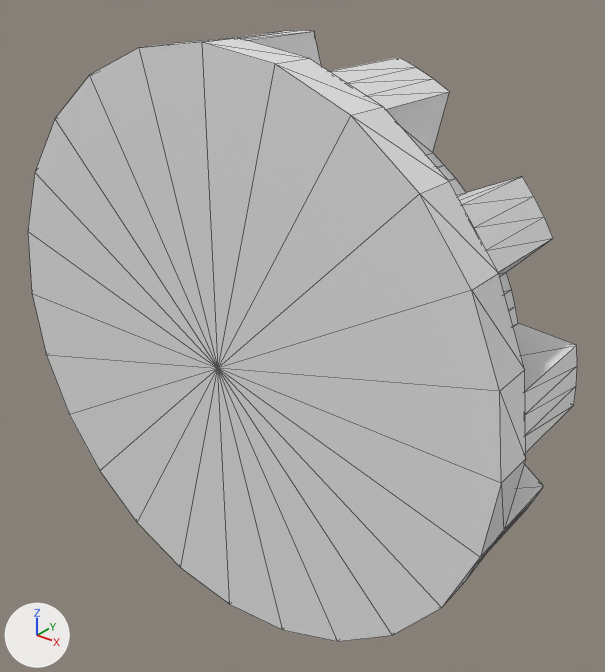
One commit to the OBJ model apps/preview/parts/gear12.obj: the scene before it, then after it.
Before and after are seen from a 50 mm camera at (0.581, -0.685, 0.433) aimed at (0.029, 0.003, 0.006). Every picture has the same lights, and +X, +Y and +Z are marked at lower left. The picture after the commit comes second. Mesh edges are drawn as thin lines. Where no turn or scale is listed for an object, it has been applied to the vertices.

The first picture shows 'gear12'.
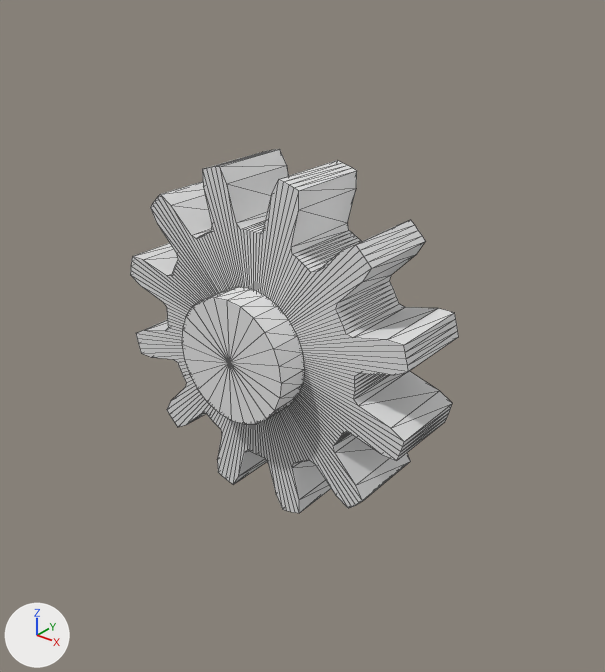
Commit message: fix(gears): metric standard d=m·z (module 0.03) — correct pitch radius + meshing

Edits to the bpy script that builds the scene:
```text
Change me_gear12:
    used by ob_gear12; location = (0.0, 0.0, 0.0)
    remove me_gear12.from_pydata(...)  # 243 vertices, 456 faces; spans x -0.34..0.34, y -0.108..0.06, z -0.34..0.34
    add me_gear12.from_pydata(...)  # 435 vertices, 840 faces; spans x -0.206..0.206, y -0.09..0.05, z -0.206..0.206
    me_gear12 part 1: the loose piece of 49 vertices spanning x -0.34..0.34, y -0.108..-0.06, z -0.34..0.34 is scaled about the mesh origin by (0.222, 0.833, 0.222)
    me_gear12 part 2: the loose piece of 194 vertices spanning x -0.336..0.336, y -0.06..0.06, z -0.336..0.336 is rebuilt with 386 vertices and now spans x -0.206..0.206, y -0.05..0.05, z -0.206..0.206
```

What differs and where, as boxes (x1, y1, x2, y2) in the pictures (605 x 672 px; the box of a moved part takes in the faces that stretch with it):
'gear12', reshaped (40% narrower, 40% shorter): before (28, 30, 577, 641); after (130, 149, 458, 513)
part 1 of me_gear12, moved or reshaped: before (28, 37, 526, 641); after (182, 287, 305, 424)
part 2 of me_gear12, rebuilt: before (235, 30, 577, 548); after (130, 149, 458, 513)
